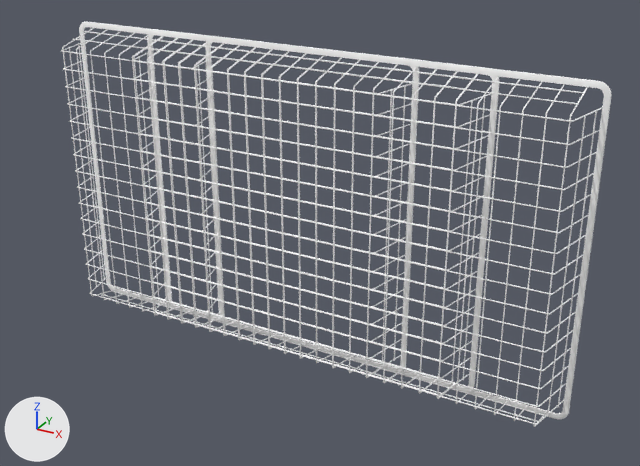
Before and after pictures for a commit that changed the glTF model www/resources/data/221/mod/korz_2.glb.
The view is the same before and after, from a 50 mm lens placed at (70.3, -119.0, 85.2), pointed at (5.5, -1.3, 26.3). Every picture has the same lights, and +X, +Y and +Z are marked at lower left. Where no turn or scale is listed for an object, it has been applied to the vertices. Vertices at the same position are counted once.

The first picture shows 'mod_100_58', 'mod_50_58', 'mod_70_58'.
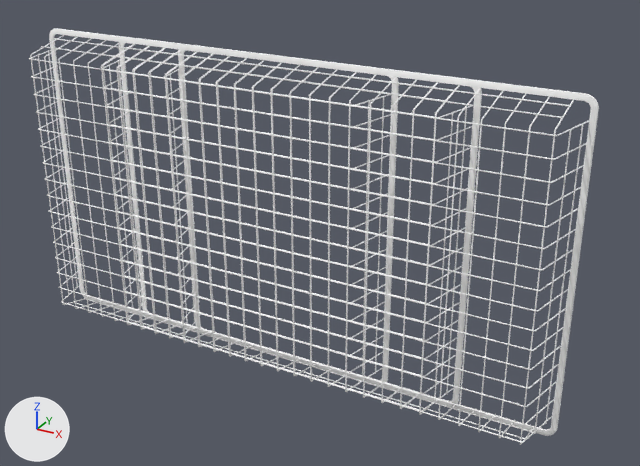
Where the change shows, as pixel boxes (x1, y1, x2, y2) in the pictures (640 x 466 px; the box of a moved part takes in the faces that stretch with it):
'mod_100_58', mesh rescaled, moved
    before: (61, 21, 612, 427)
    after: (29, 28, 599, 445)
'mod_70_58', mesh rescaled, moved
    before: (132, 29, 499, 399)
    after: (101, 37, 482, 415)
'mod_50_58', mesh rescaled, moved
    before: (193, 36, 419, 378)
    after: (164, 44, 399, 392)
part 1 of me_mod_50_58, moved or reshaped
    before: (193, 43, 419, 378)
    after: (164, 53, 399, 392)
part 2 of me_mod_70_58, moved or reshaped
    before: (132, 34, 499, 399)
    after: (101, 42, 482, 415)
part 3 of me_mod_100_58, moved or reshaped
    before: (61, 28, 612, 427)
    after: (29, 35, 599, 445)

Edits to the bpy script that builds the scene:
```text
Change me_mod_50_58:
    where me_mod_50_58.from_pydata(...)  # 2219 vertices, 4470 faces; spans x -19.6..19.6, y -4.3..4.3, z 0.0..55.5
    used by ob_mod_50_58; location = (0.0, 0.0, 0.0)
    me_mod_50_58 part 1: the whole mesh is scaled about its middle by (1, 1, 0.969), then moved by (0.0, 0.0, 0.9)
Change me_mod_70_58:
    where me_mod_70_58.from_pydata(...)  # 2838 vertices, 5742 faces; spans x -32.1..32.1, y -4.3..4.3, z 0.0..55.5
    used by ob_mod_70_58; location = (0.0, 0.0, 0.0)
    me_mod_70_58 part 2: the whole mesh is scaled about its middle by (1, 1, 0.969), then moved by (0.0, 0.0, 0.9)
Change me_mod_100_58:
    where me_mod_100_58.from_pydata(...)  # 3604 vertices, 7290 faces; spans x -48.0..48.0, y -4.3..4.3, z 0.0..55.5
    used by ob_mod_100_58; location = (0.0, 0.0, 0.0)
    me_mod_100_58 part 3: the whole mesh is scaled about its middle by (1, 1, 0.969), then moved by (0.0, 0.0, 0.9)
Change ob_mod_50_58:
    ob_mod_50_58.location: (0.0, 0.0, 0.0) -> (0.0, -7.6, 0.0)
Change ob_mod_70_58:
    ob_mod_70_58.location: (0.0, 0.0, 0.0) -> (0.0, -7.6, 0.0)
Change ob_mod_100_58:
    ob_mod_100_58.location: (0.0, 0.0, 0.0) -> (0.0, -7.6, 0.0)
```
